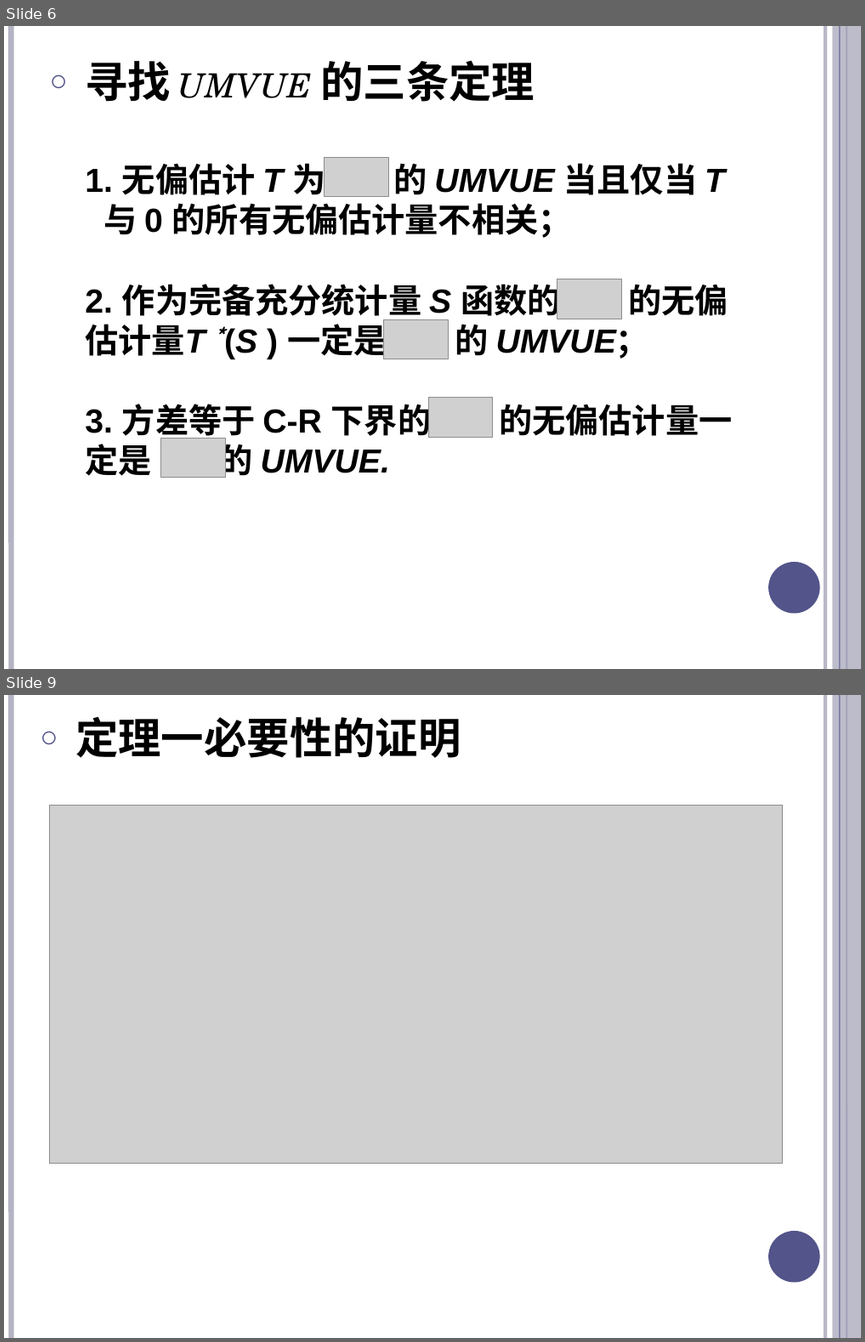
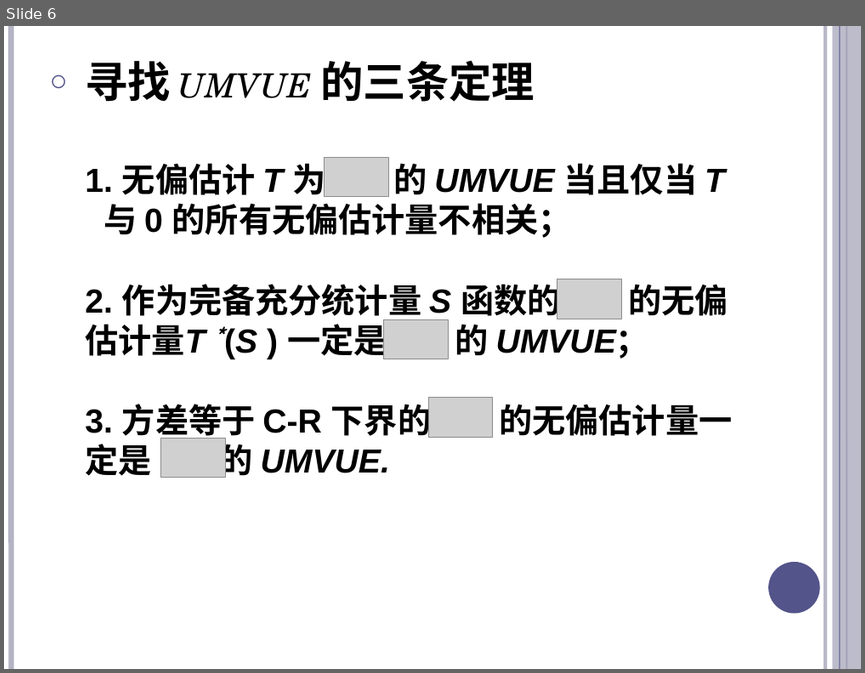
Before and after one commit to tiny-boat/tiny-boat.github.io, a slide deck: drafts/寻找 UMVUE.pptx. Shown one above the other, each under a label of ours: slides 6 and 9 before the commit, slide 6 after it; the slides between them are not shown. The pictures are 865x1342 and 865x673 pixels, drawn with LibreOffice and Linux fonts; fonts in the diff are those of the drawing; grey boxes stand for pictures; background and template pictures are left out. Boxes give left, top, right and bottom in pixels: in the first picture for what was removed or moved away, otherwise in the second. Text is boxed around its words. In the diff, an @@ line names an element or a change of style, - is before the commit and + after.

```diff
--- a/drafts/寻找 UMVUE.pptx
+++ b/drafts/寻找 UMVUE.pptx
@@ slide 9 removed at <box>4,695,861,1338</box>, background #FFFFFF; not listed: 6 template elements that a slide beside it also shows @@
@@ text removed at <box>75,716,461,758</box> @@
-○ 定理一必要性的证明
@@ picture removed at <box>49,805,782,1163</box> @@
```
Also in this commit, not shown: 1 slide changed, 31 other slides removed, 2 other files.
